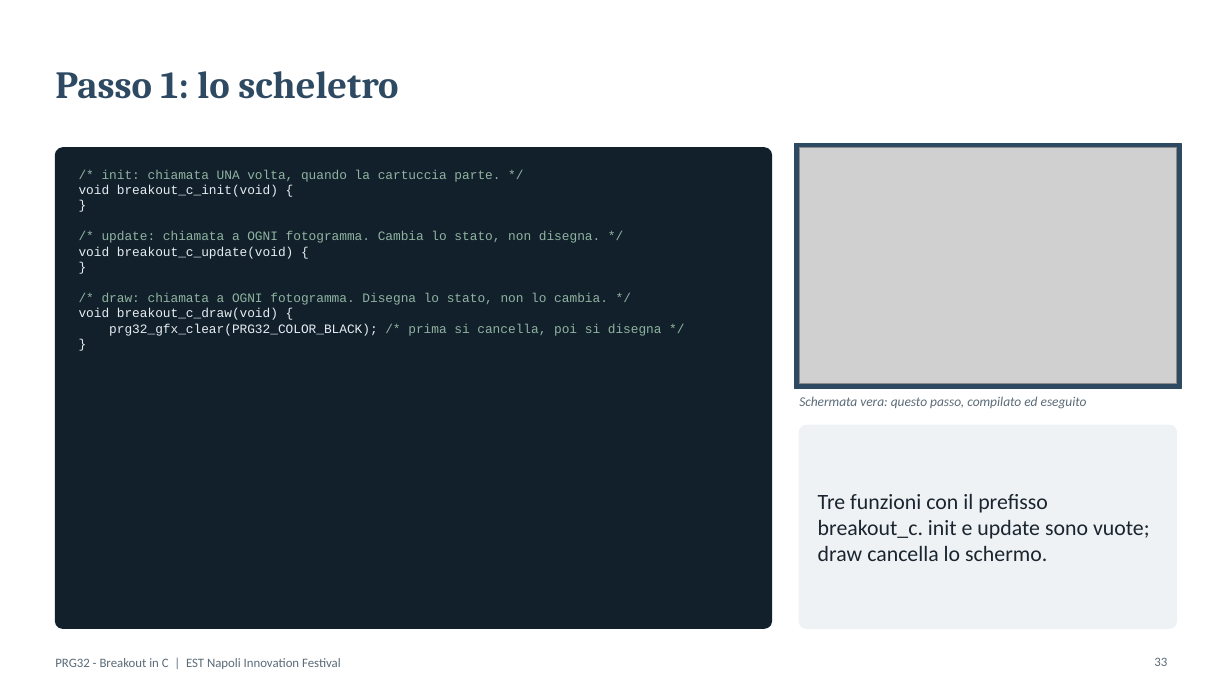
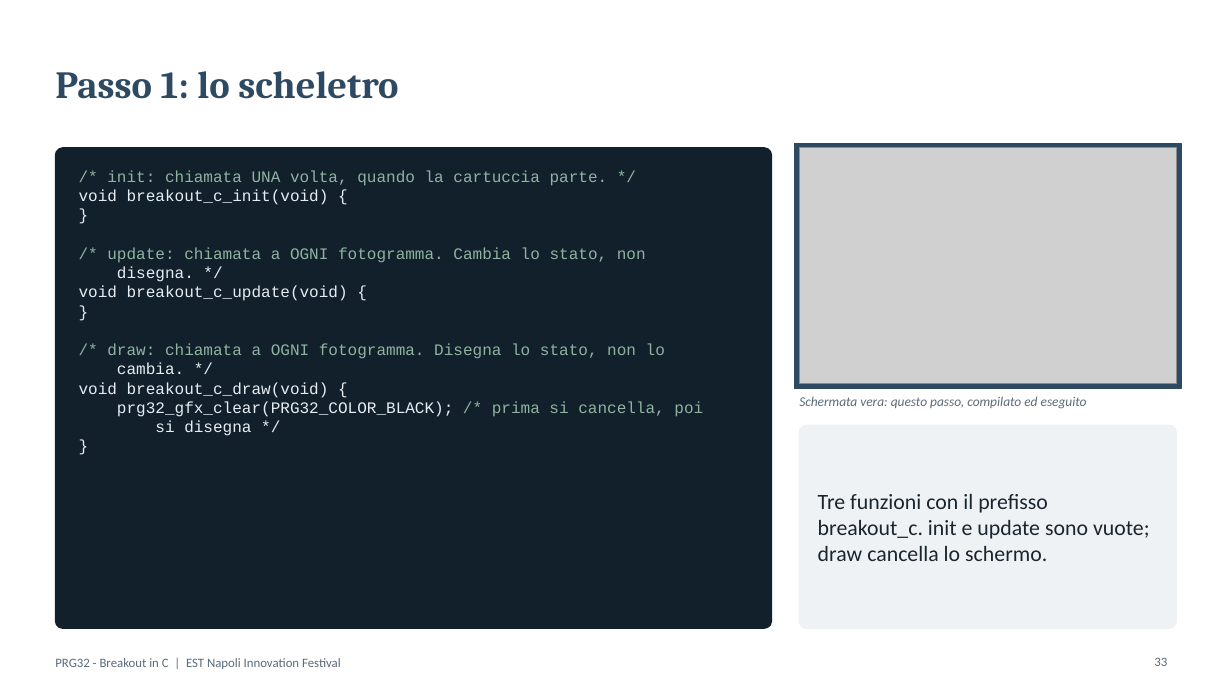
Before and after one commit to riscv-prg32/Playing-with-RISC-V_PRG32_textbook, a slide deck: slide 33 of workshops/EST-Napoli_Innovation_Festival/PRG32_Breakout_C.pptx. Drawn at 1232x693 pixels with LibreOffice and Linux fonts; fonts in the diff are those of the drawing; grey boxes stand for pictures. Boxes give left, top, right and bottom in pixels: in the first picture for what was removed or moved away, otherwise in the second. Text is boxed around its words. In the diff, an @@ line names an element or a change of style, - is before the commit and + after.

```diff
--- a/workshops/EST-Napoli_Innovation_Festival/PRG32_Breakout_C.pptx
+++ b/workshops/EST-Napoli_Innovation_Festival/PRG32_Breakout_C.pptx
@@ text at [79, 170, 608, 398]: size 10 to 12.5 pt in "/* init: chiamata UNA volta, quando la ...", "void breakout_c_init(void) {", "}", "void breakout_c_update(void) {" and 3 more places @@
@@ text at [107, 247, 646, 282]: text changed; size 10 to 12.5 pt @@
-/* update: chiamata a OGNI fotogramma. Cambia lo stato, non disegna. */
+/* update: chiamata a OGNI fotogramma. Cambia lo stato, non
+disegna. */
@@ text at [107, 343, 665, 374]: text changed; size 10 to 12.5 pt @@
-/* draw: chiamata a OGNI fotogramma. Disegna lo stato, non lo cambia. */
+/* draw: chiamata a OGNI fotogramma. Disegna lo stato, non lo
+cambia. */
@@ text at [117, 401, 703, 436]: text changed; size 10 to 12.5 pt @@
-prg32_gfx_clear(PRG32_COLOR_BLACK); /* prima si cancella, poi si disegna */
+prg32_gfx_clear(PRG32_COLOR_BLACK); /* prima si cancella, poi
+si disegna */
```
Also in this commit, not shown: 8 other slides changed, 43 other files.
